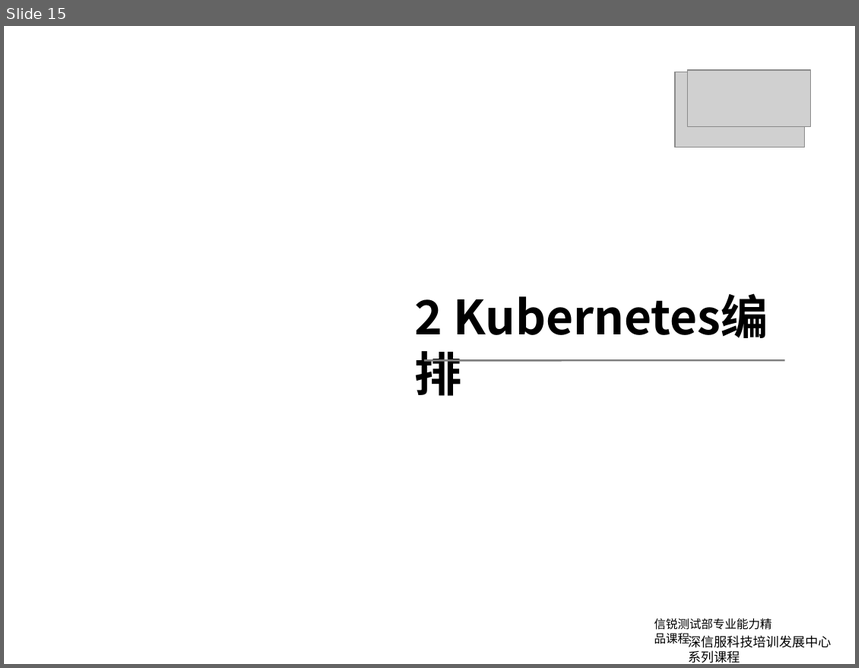
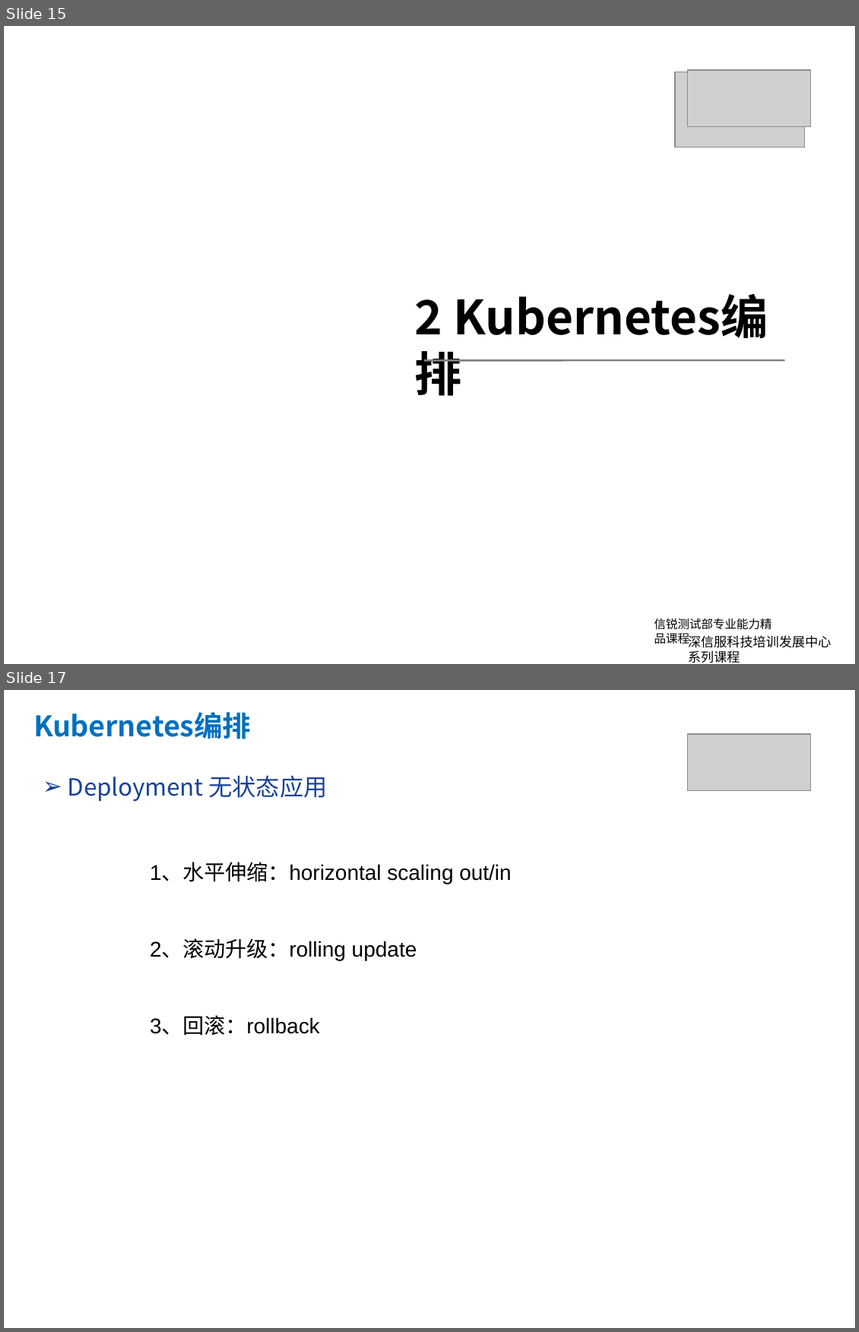
Before and after one commit to yubowen0525/k8s_from_basic_to_advanced, a slide deck: lession2/kubernetes第二课.pptx. Shown one above the other, each under a label of ours: slide 15 before the commit, slides 15 and 17 after it; the slides between them are not shown. The pictures are 859x668 and 859x1332 pixels, drawn with LibreOffice and Linux fonts; fonts in the diff are those of the drawing; grey boxes stand for pictures; background and template pictures are left out. Boxes give left, top, right and bottom in pixels: in the first picture for what was removed or moved away, otherwise in the second. Text is boxed around its words. In the diff, an @@ line names an element or a change of style, - is before the commit and + after.

```diff
--- a/lession2/kubernetes第二课.pptx
+++ b/lession2/kubernetes第二课.pptx
@@ slide 17 added at (4,690,855,1328), background #FFFFFF @@
@@ text added at (34,712,251,739), 24 pt, text #0070C0, bold @@
+Kubernetes编排
@@ picture added at (687,734,810,790) @@
@@ text added at (68,775,328,802), 20 pt, text #184199 @@
+➢ Deployment 无状态应用
@@ text added at (150,863,511,1036), 18 pt, text #000000 @@
+1、水平伸缩：horizontal scaling out/in
+2、滚动升级：rolling update
+3、回滚：rollback
```
Also in this commit, not shown: 2 slides changed, 5 other slides added, 11 slides removed, 9 other files.
